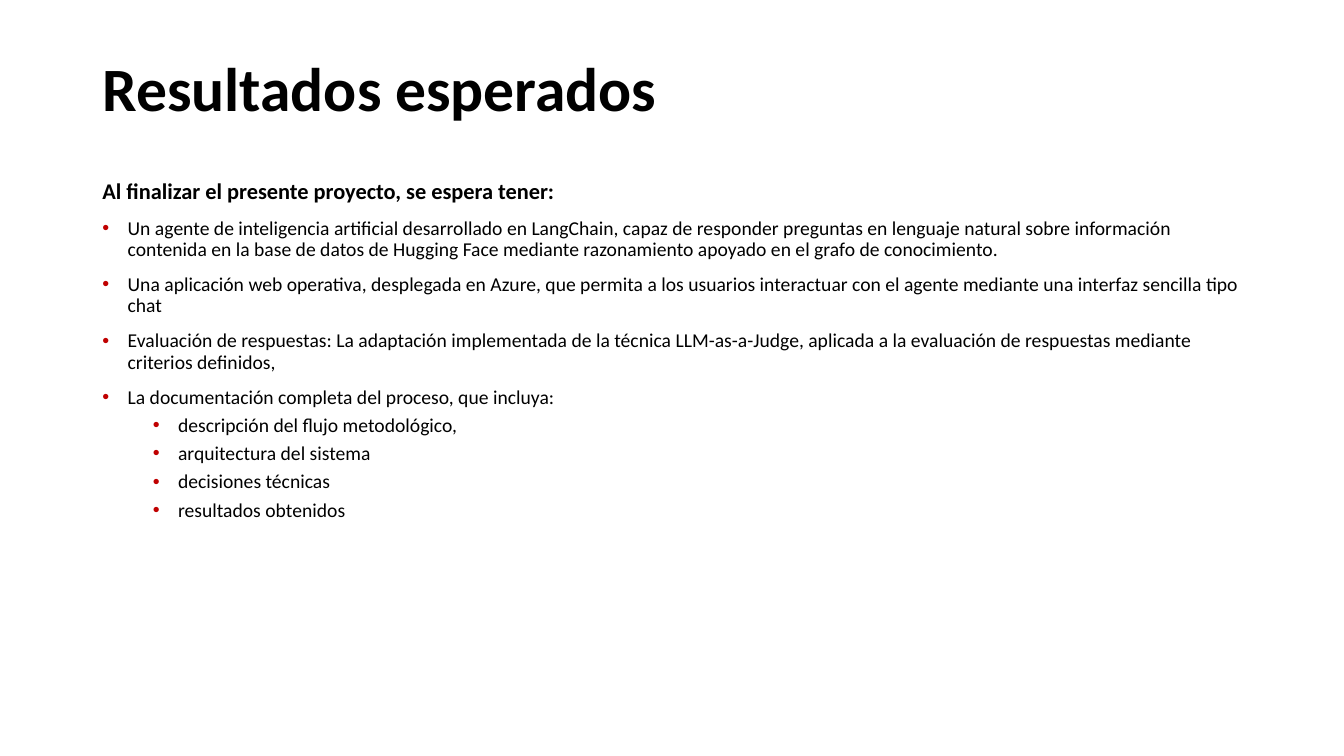
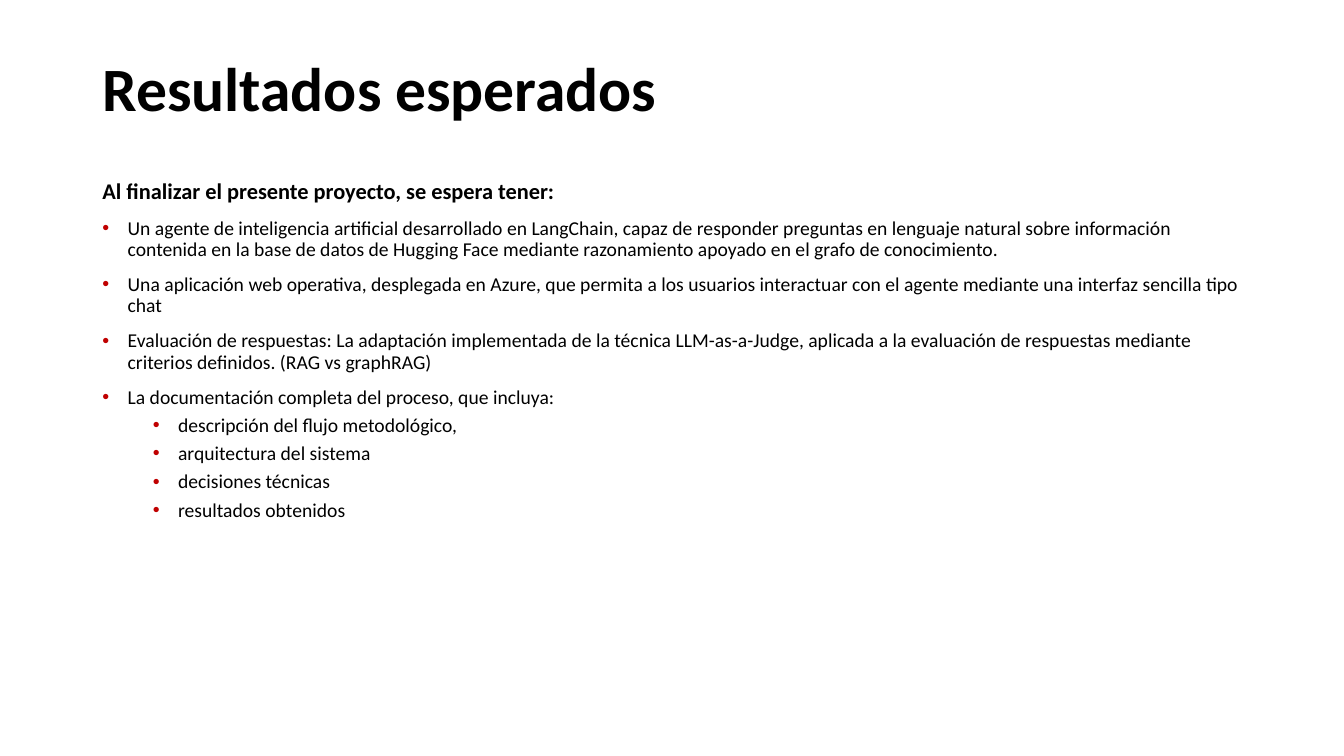
Before and after one commit to juan-aguilera/SEDI_TG, a slide deck: slide 14 of Presentacion propuesta TG.pptx (slide 11 before the commit). Drawn at 1344x756 pixels with LibreOffice and Linux fonts; fonts in the diff are those of the drawing; background and template pictures are left out. Boxes give left, top, right and bottom in pixels: in the first picture for what was removed or moved away, otherwise in the second. Text is boxed around its words. In the diff, an @@ line names an element or a change of style, - is before the commit and + after.

```diff
--- a/Presentacion propuesta TG.pptx
+++ b/Presentacion propuesta TG.pptx
@@ text at [128,333,1191,373]: text changed @@
-• Evaluación de respuestas: La adaptación implementada de la técnica LLM-as-a-Judge, aplicada a la evaluación de respuestas mediante criterios definidos,
+• Evaluación de respuestas: La adaptación implementada de la técnica LLM-as-a-Judge, aplicada a la evaluación de respuestas mediante criterios definidos. (RAG vs graphRAG)
```
Also in this commit, not shown: 7 other slides changed, 3 slides added, 2 other files.
